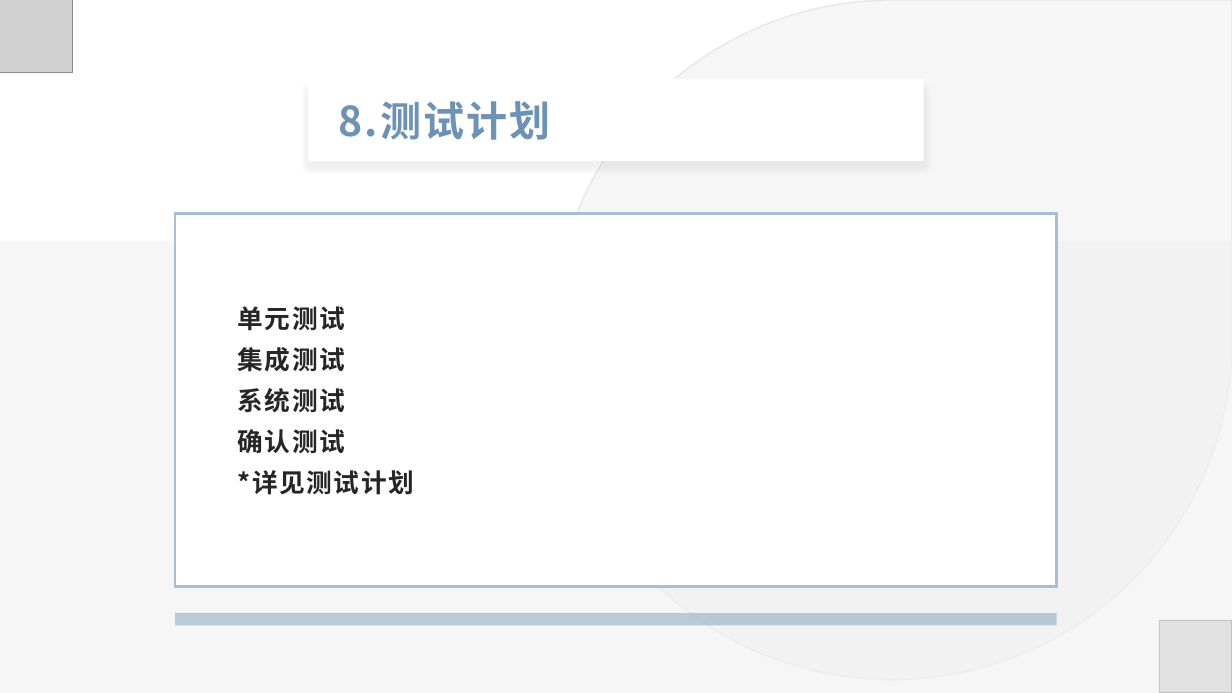
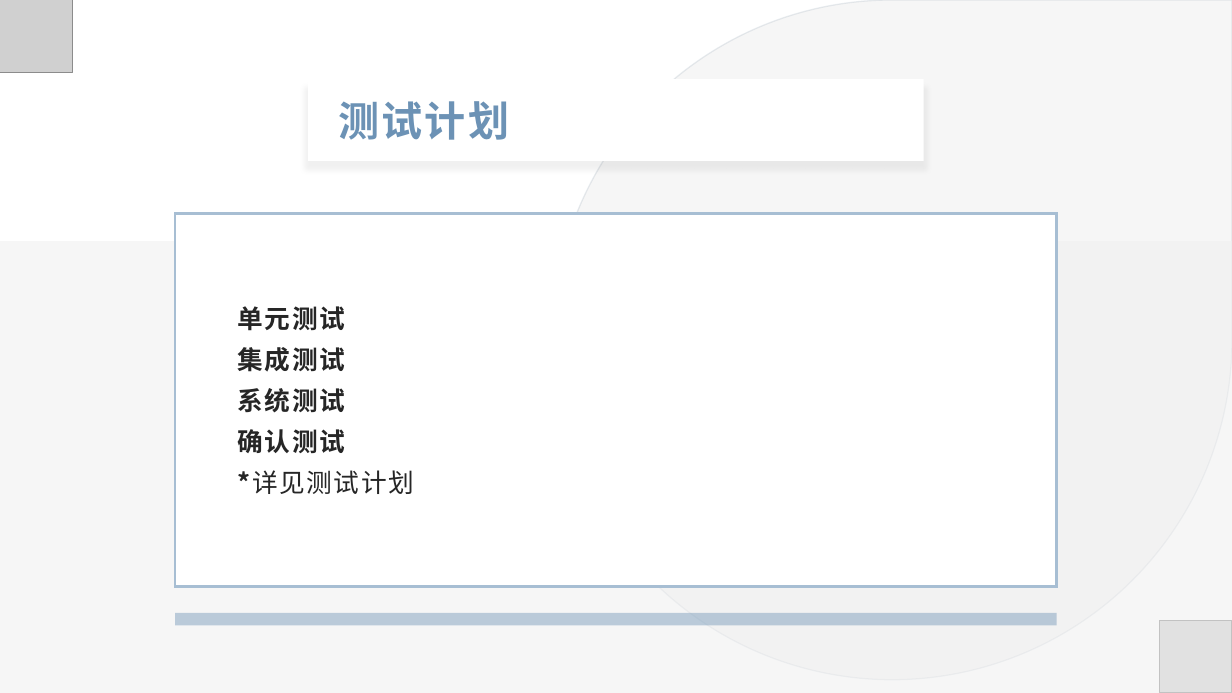
Before and after one commit to xlisses/ruang, a slide deck: slide 11 of 9.final/实现评审.pptx. Drawn at 1232x693 pixels with LibreOffice and Linux fonts; fonts in the diff are those of the drawing; grey boxes stand for pictures. Boxes give left, top, right and bottom in pixels: in the first picture for what was removed or moved away, otherwise in the second. Text is boxed around its words. In the diff, an @@ line names an element or a change of style, - is before the commit and + after.

```diff
--- a/9.final/实现评审.pptx
+++ b/9.final/实现评审.pptx
@@ text at (339, 101, 509, 140): text changed @@
-8.测试计划
+测试计划
@@ text at (238, 470, 414, 494): bold off in "*详见测试计划" @@
```
Also in this commit, not shown: 14 other slides changed, 1 slide added, 2 slides removed.
